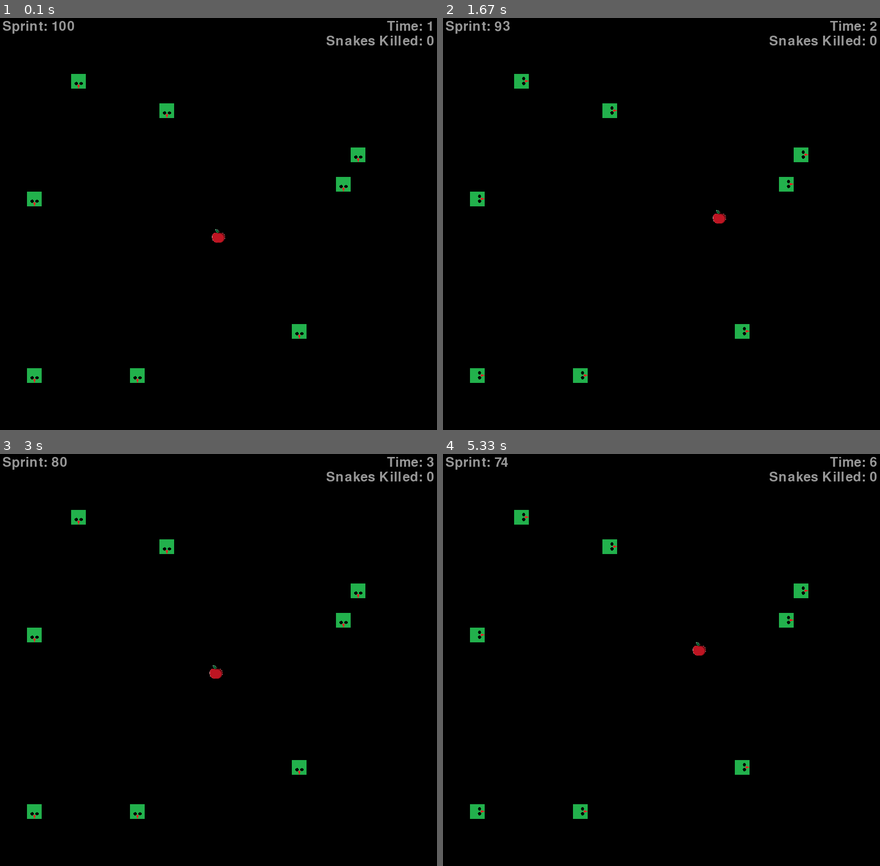
Above: before the commit, frames 1-4 (two rows, left to right).
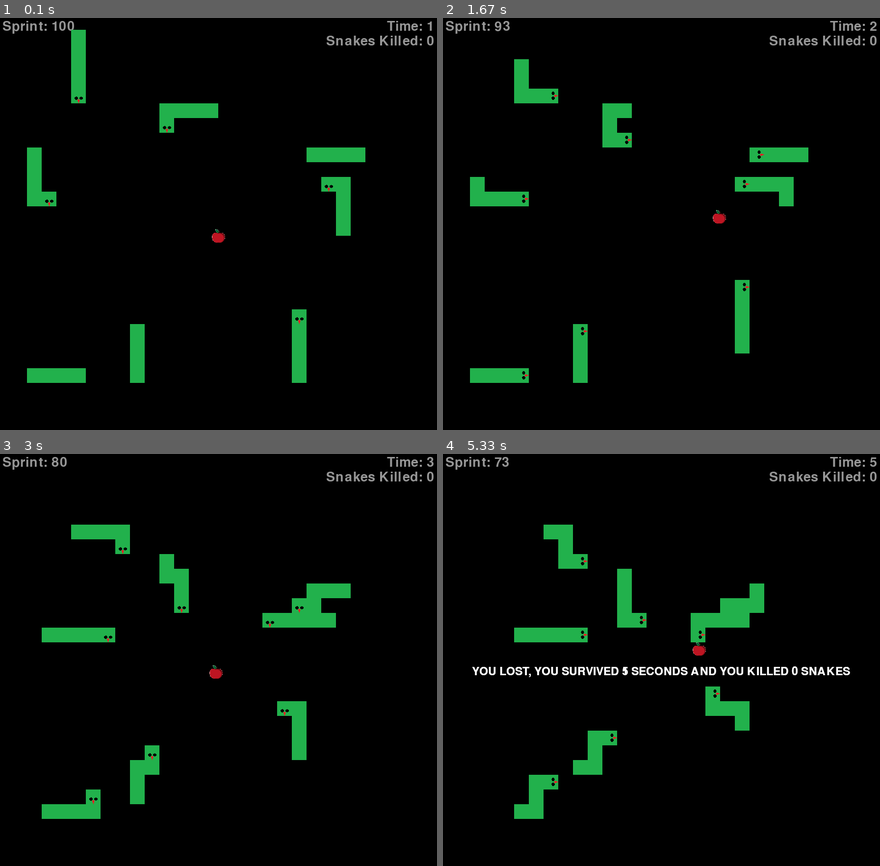
Above: after the commit, the same moments.

Repository: lorinzzz/cursed-snake-game
Game: pygame game, started from main.py
Two runs of this game, one before a commit and one after it. Both use one fixed random seed, a clock stepped at 60 frames per second and the inputs below.
Inputs:
- Up to frame 1 (0.1 s): no input
- Up to frame 2 (1.67 s): hold D 0.33-0.8 s; hold W 0.83-1.13 s; tap Shift at 0.9, 1.23, 1.53 s; hold D 1.17-1.63 s
- Up to frame 3 (3 s): hold A 1.67-2.2 s; tap Shift at 1.73, 2.03, 2.3, 2.63, 2.93 s; hold S 2.23-2.53 s; hold A 2.57-2.97 s
- Up to frame 4 (5.33 s): hold W 3-3.37 s; tap Shift at 3.07, 3.47, 3.77 s; hold D 3.4-4.03 s

The runs differ from the first frame. In frame 1, 3.5% of the frame differs, in the area x 6-83%, y 2-89%; in frame 2, 3.5%; in frame 3, 5.6%; in frame 4, 6.5%, in the area x 6-100%, y 0-89%.

Commit message:
snake spawning system implemented
might need extra features or touch ups in the future

Diff:
--- a/main.py
+++ b/main.py
@@ -9,6 +9,8 @@
 # drip poison powerup !?! ## DONE##
 # sprint/slow movement function for apple! ## DONE##
 # sprint powerup? ## DONE##
+# perhaps implement ability to respawn a snake after it is dead
+# intelligent AI from snakes that will work together dynamically, game plan of snakes changes depending on how many
 
 import pygame
 import os
@@ -236,7 +238,7 @@
     for x in range(number_of_snakes):
         snakes.append([])
     for k in range(MAX_SNAKES):
-       #spawn a snake head into each octant
+       #generate random coordinate to spawn snakehead in each coord
         if k == 0: # octant 1
             x_coord = 30 * random.randint(1, 9) # [30,270]
             y_coord = 30 * random.randint(0, 9) # [0,270]
@@ -266,16 +268,25 @@
 
     # shuffle x and y coord lists so in case we have less than 8 snakes, they can spawn at random octants
     # Using zip() + shuffle() + * operator to maintain list order consistency between the two
-    print(snake_locations_x, snake_locations_y)
     temp = list(zip(snake_locations_x, snake_locations_y))
     random.shuffle(temp)
     snake_locations_x, snake_locations_y = zip(*temp)
-    print(snake_locations_x, snake_locations_y)
-
+
+    # snakes can spawn over other snakes, and their body can be out of screen
+    # but their heads will always be inthe window
     for j in range(number_of_snakes):
-        #snake_length = random.randit(0,5)
+        # get a random direction for where the body will spawn
+        body_spawn_direction = random.randint(1,4) # 1 = top, 2 = bottom, 3 = left, 4 = right
+        print("snake " + str(j) + " spawned " + str(body_spawn_direction))
         for i in range(0, snake_length):
-            snakes[j].append(pygame.Rect(snake_locations_x[j] - BLOCK_WIDTH - (30 * i), snake_locations_y[j], BLOCK_WIDTH, BLOCK_HEIGHT)) #note: this spawns them horizontally and to the left of the head
+            if body_spawn_direction == 1:
+                snakes[j].append(pygame.Rect(snake_locations_x[j] - BLOCK_WIDTH - (30 * i), snake_locations_y[j], BLOCK_WIDTH, BLOCK_HEIGHT)) #note: this spawns them horizontally and to the left of the head
+            if body_spawn_direction == 2:
+                snakes[j].append(pygame.Rect(snake_locations_x[j] - BLOCK_WIDTH + (30 * i), snake_locations_y[j], BLOCK_WIDTH, BLOCK_HEIGHT)) # spawns to right
+            if body_spawn_direction == 3:
+                snakes[j].append(pygame.Rect(snake_locations_x[j] - BLOCK_WIDTH, snake_locations_y[j] + (30 * i), BLOCK_WIDTH, BLOCK_HEIGHT)) # spawns to bottom
+            if body_spawn_direction == 4:
+                snakes[j].append(pygame.Rect(snake_locations_x[j] - BLOCK_WIDTH, snake_locations_y[j] - (30 * i), BLOCK_WIDTH, BLOCK_HEIGHT)) # spawns to top
 
     return snakes
 
@@ -343,7 +354,7 @@
     number_of_power_ups_dropped = 0
 
     number_of_snakes = 8
-    snake_length = 1
+    snake_length = 5
     snakes = create_snakes(number_of_snakes, snake_length)
     snakes_killed = 0
 
@@ -410,7 +421,7 @@
         if time_control % 40 == 0: # controls how fast the snake can move
             direction = snake_ai(snakes, food)
             prev_direction = direction
-            #snake_movement(snakes, direction)
+            snake_movement(snakes, direction)
 
         if time_control % 60 == 0: # add score every second
             time += 1
